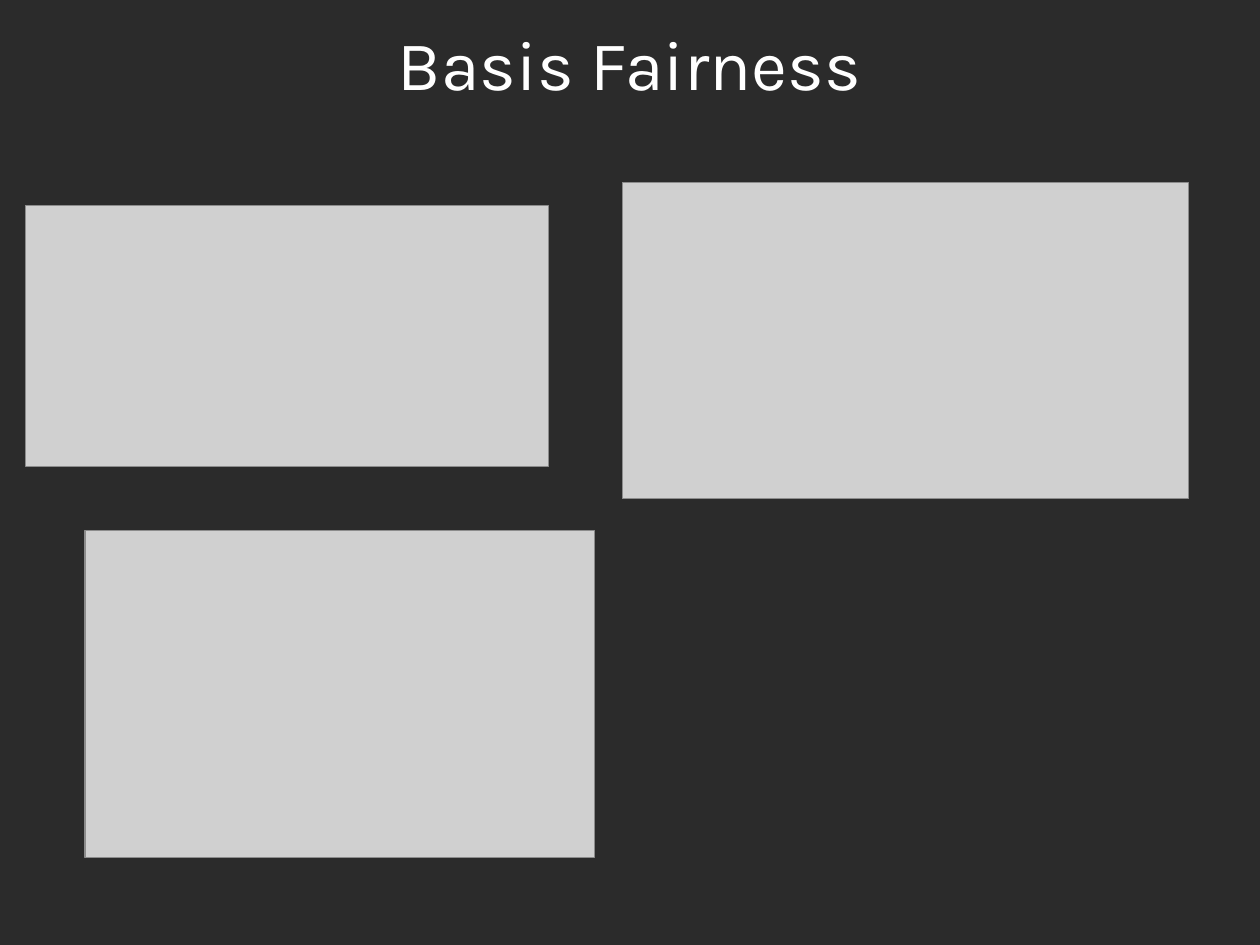
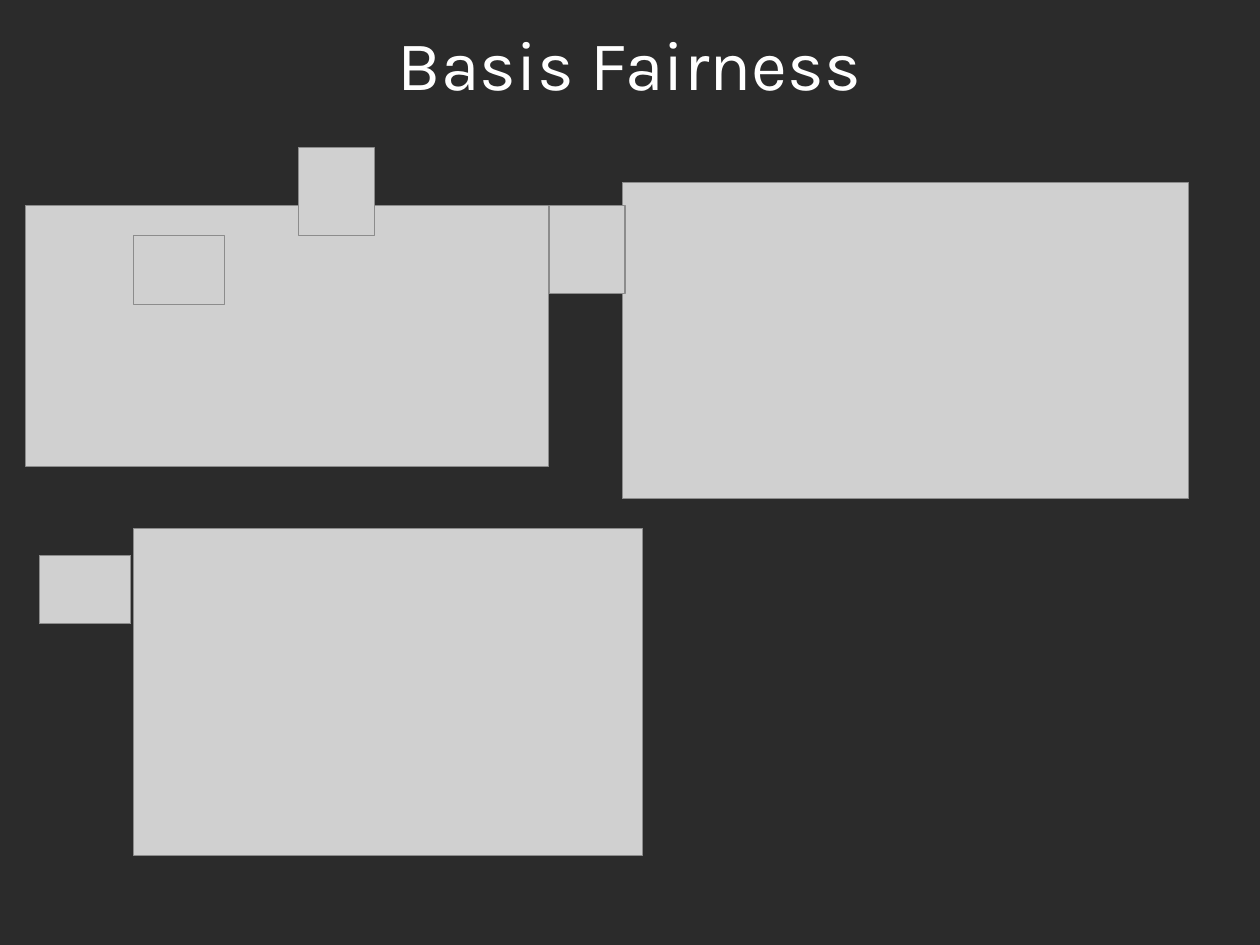
Before and after one commit to spiveeworks/treeshapes, a slide deck: slide 13 of presentation.odp. Drawn at 1260x945 pixels with LibreOffice and Linux fonts; fonts in the diff are those of the drawing; grey boxes stand for pictures; background and template pictures are left out; a plain dark background stands for a picture behind light text. Boxes give left, top, right and bottom in pixels: in the first picture for what was removed or moved away, otherwise in the second. Text is boxed around its words. In the diff, an @@ line names an element or a change of style, - is before the commit and + after.

```diff
--- a/presentation.odp
+++ b/presentation.odp
@@ picture added at [298,147,374,236] @@
@@ picture added at [550,206,625,294] @@
@@ picture added at [134,236,225,304] @@
@@ picture: place and size @@
-picture at [85,531,595,858]
+picture at [134,528,644,855]
@@ picture added at [40,556,131,624] @@
```
Also in this commit, not shown: 7 other slides changed, 2 slides added, 1 slide removed.
